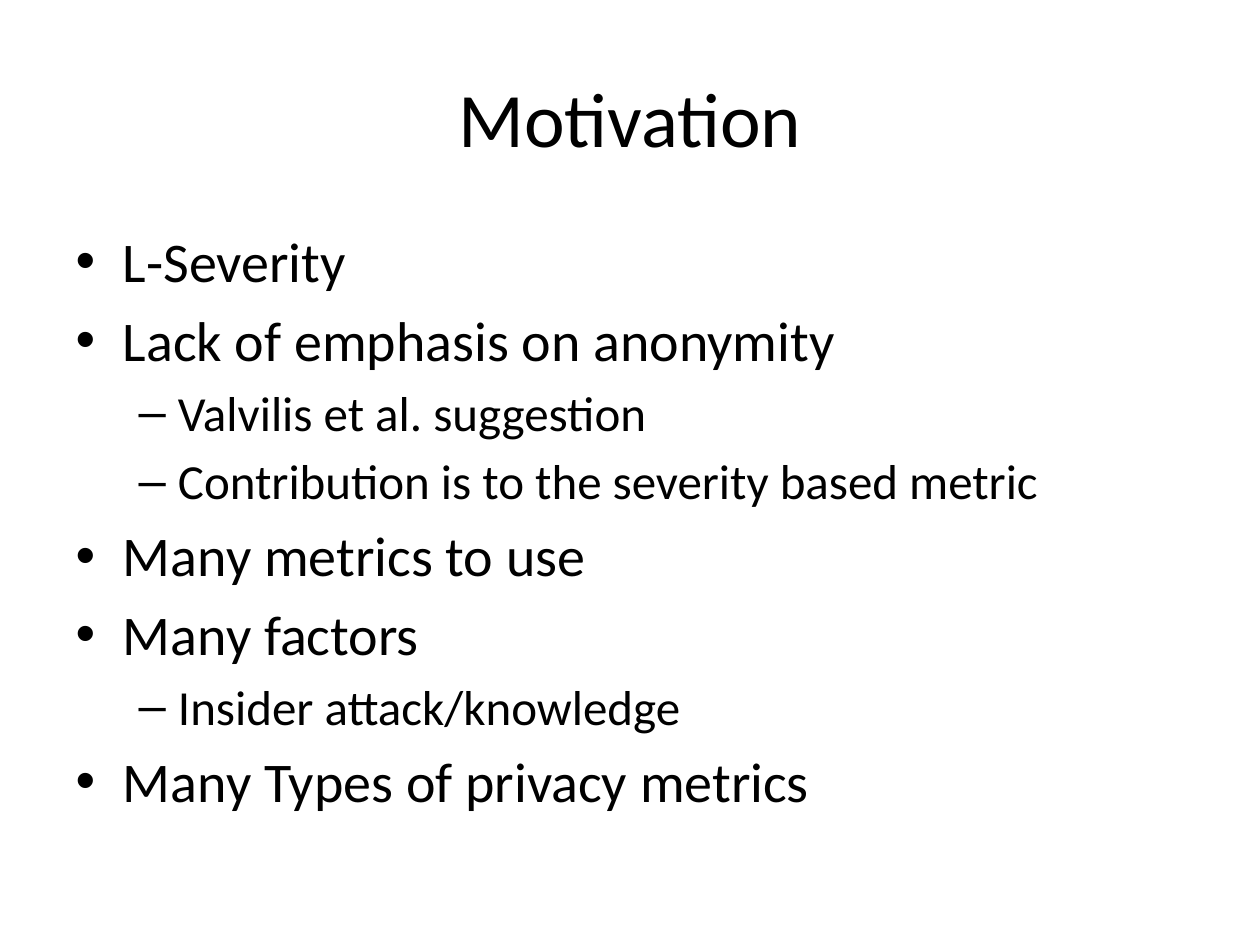
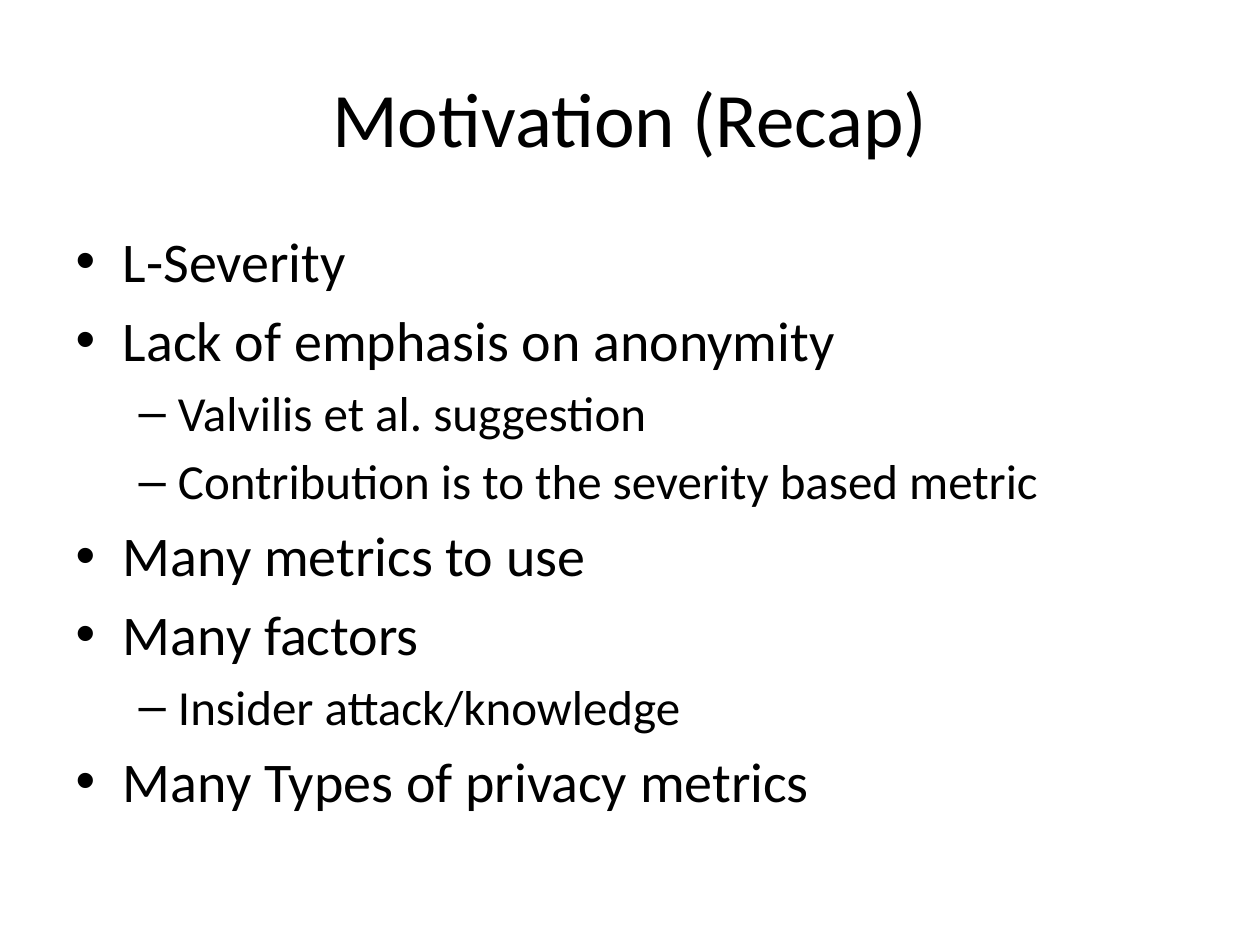
Before and after one commit to jayvelasco1990/big-data, a slide deck: slide 24 of Final Project/draft_presentation.pptx. Drawn at 1260x945 pixels with LibreOffice and Linux fonts; fonts in the diff are those of the drawing. Boxes give left, top, right and bottom in pixels: in the first picture for what was removed or moved away, otherwise in the second. Text is boxed around its words. In the diff, an @@ line names an element or a change of style, - is before the commit and + after.

```diff
--- a/Final Project/draft_presentation.pptx
+++ b/Final Project/draft_presentation.pptx
@@ title at (332, 91, 928, 160): text changed @@
-Motivation
+Motivation (Recap)
```
Also in this commit, not shown: 1 other slide changed, 3 slides added, 2 slides removed, 2 other files.
